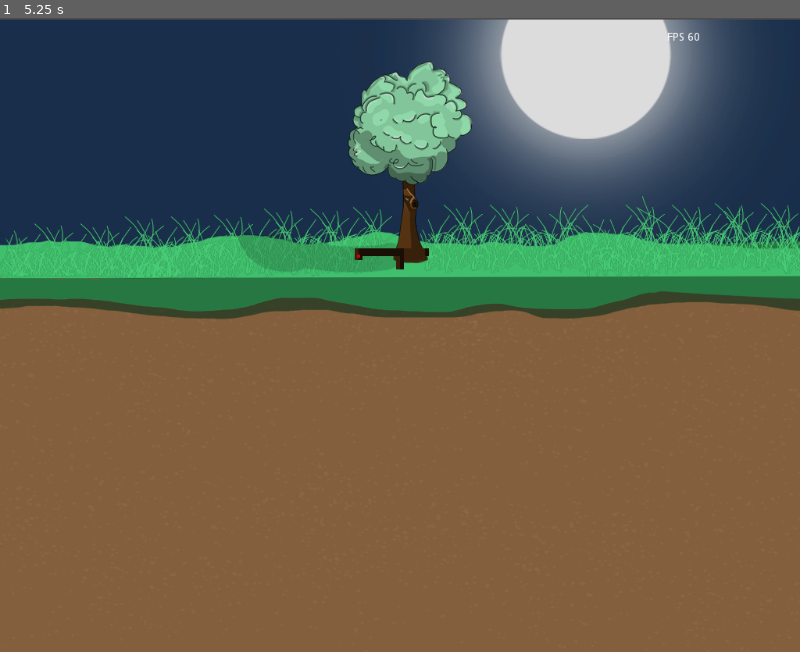
Above: before the commit, frame 1.
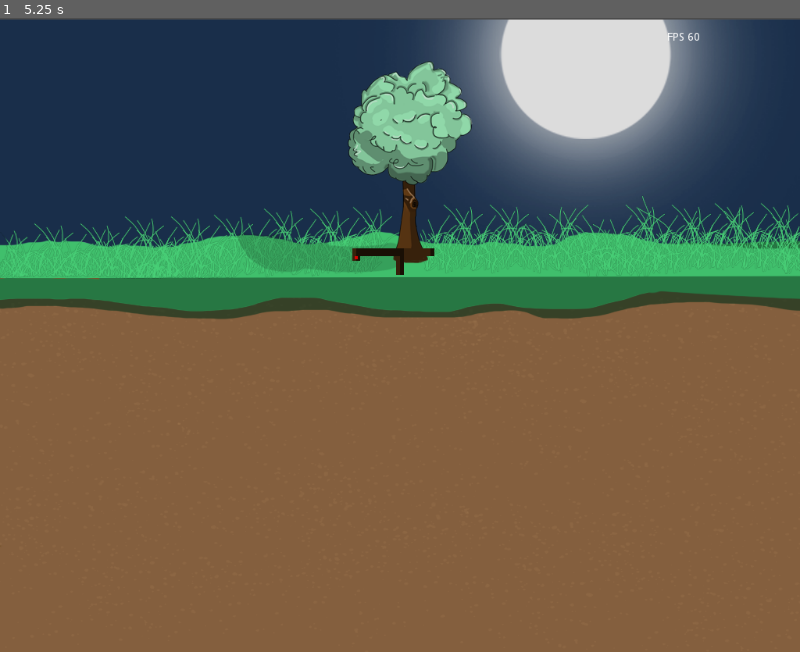
Above: after the commit, the same moment.

Repository: GunesUstunalp/GGJ2023Game
Game: Godot game, scene res://MainScene.tscn
The game is run twice, just before and just after one commit, with the same random seed, the same clock (stepped at 60 frames per second) and the same inputs.
Inputs:
- Up to frame 1 (5.25 s): tap Enter at 0.5 s; hold D (move_right) 0.53-1.28 s; tap R (respawn) every 0.75 s from 1.25 to 4.25 s; hold S (move_down) 1.28-2.03 s; hold D (move_right) 2.03-2.78 s; hold Up (ui_up) 2.78-3.53 s; hold A (move_left) 3.53-5.03 s; hold S (move_down) from 5.03 s (still down)

The runs differ from the first frame. In frame 1, less than 0.1% of the frame differs, in the area x 44-55%, y 36-41%.

Commit message:
Changed root speed values

Diff:
--- a/RootEnd.gd
+++ b/RootEnd.gd
@@ -1,8 +1,8 @@
 extends Area2D
 
 var rootHalfWidth = 5
-var slowSpeed = 25
-var fastSpeed = 200
+var slowSpeed = 35
+var fastSpeed = 150
 var rootOriginPoint = Vector2(512, 300)
 var speed = slowSpeed
 var rootScene
